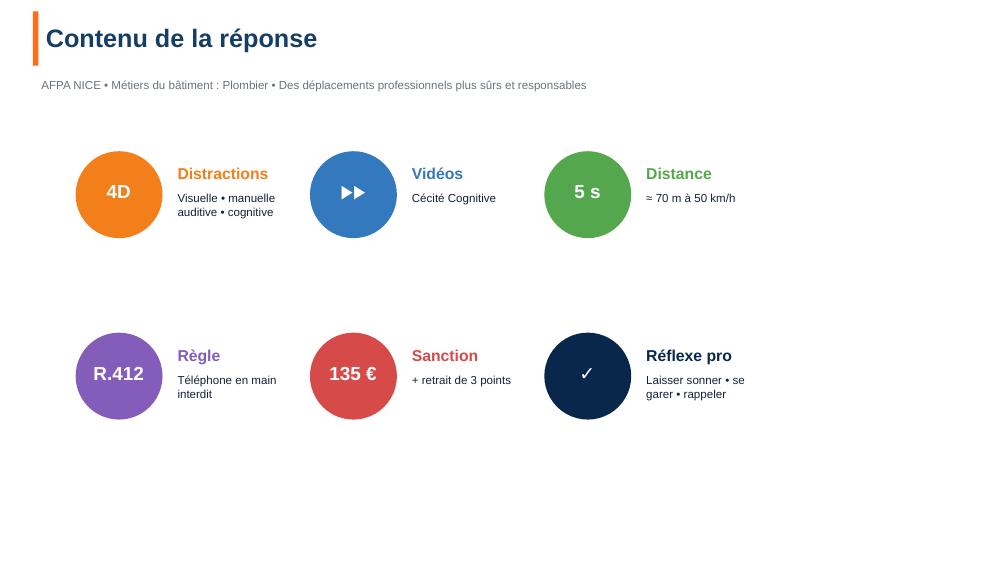
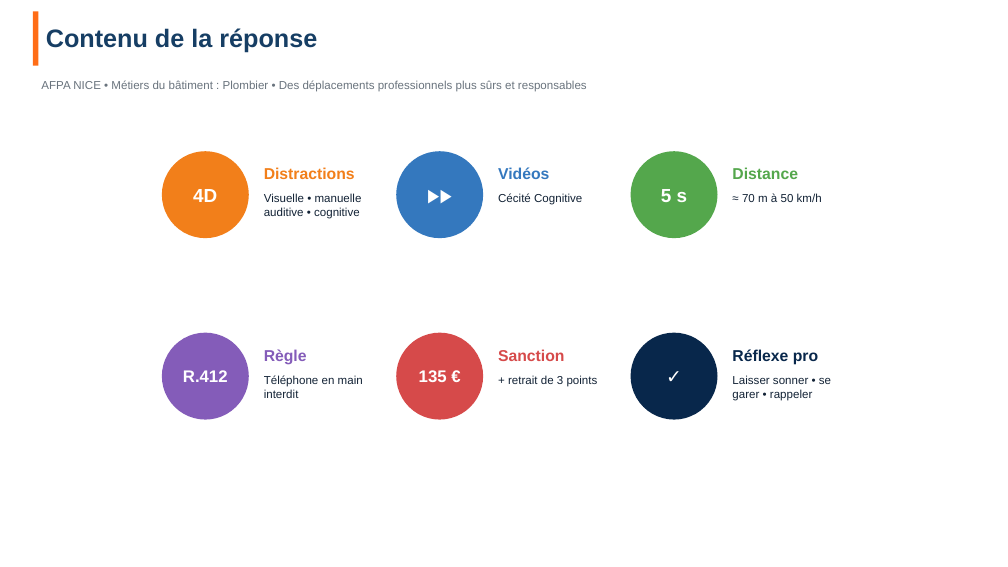
Before and after one commit to SamEva-dev/Memoir-TP-ECSR, a slide deck: slide 11 of Memoire_presentation.pptx. Drawn at 1008x567 pixels with LibreOffice and Linux fonts; fonts in the diff are those of the drawing; background and template pictures are left out. Boxes give left, top, right and bottom in pixels: in the first picture for what was removed or moved away, otherwise in the second. Text is boxed around its words. In the diff, an @@ line names an element or a change of style, - is before the commit and + after.

```diff
--- a/Memoire_presentation.pptx
+++ b/Memoire_presentation.pptx
@@ ellipse removed at (x1=76, y1=151, x2=163, y2=238) @@
@@ ellipse "4D" resized from (x1=107, y1=185, x2=131, y2=198) to (x1=162, y1=151, x2=249, y2=238) @@
@@ ellipse "4D" at (x1=162, y1=151, x2=249, y2=238): vertical alignment top to middle; fill none to #F27F1A @@
@@ text removed at (x1=319, y1=176, x2=387, y2=191) @@
-▶▶
@@ 12 texts, 2 ellipses moved together from (x1=178, y1=151, x2=745, y2=420) to (x1=264, y1=151, x2=831, y2=420) @@
@@ text in ellipse at (x1=396, y1=151, x2=483, y2=238): text added @@
+▶▶
@@ ellipse removed at (x1=544, y1=151, x2=631, y2=238) @@
@@ ellipse "5 s" resized from (x1=574, y1=185, x2=601, y2=198) to (x1=631, y1=151, x2=718, y2=238) @@
@@ ellipse "5 s" at (x1=631, y1=151, x2=718, y2=238): vertical alignment top to middle; fill none to #54A74C @@
@@ ellipse removed at (x1=76, y1=333, x2=163, y2=420) @@
@@ ellipse "R.412" resized from (x1=93, y1=367, x2=143, y2=380) to (x1=162, y1=333, x2=249, y2=420) @@
@@ ellipse "R.412" at (x1=162, y1=333, x2=249, y2=420): size 18 to 16 pt; vertical alignment top to middle; fill none to #845CB9 @@
@@ ellipse removed at (x1=310, y1=333, x2=397, y2=420) @@
@@ ellipse "135 €" resized from (x1=329, y1=367, x2=361, y2=380) to (x1=396, y1=333, x2=483, y2=420) @@
@@ ellipse "135 €" at (x1=396, y1=333, x2=483, y2=420): size 18 to 16 pt; vertical alignment top to middle; fill none to #D64A4A @@
@@ text removed at (x1=554, y1=358, x2=622, y2=373) @@
-✓
@@ text in ellipse at (x1=631, y1=333, x2=718, y2=420): text added @@
+✓
```
Also in this commit, not shown: 8 other slides changed, 11 other files.
